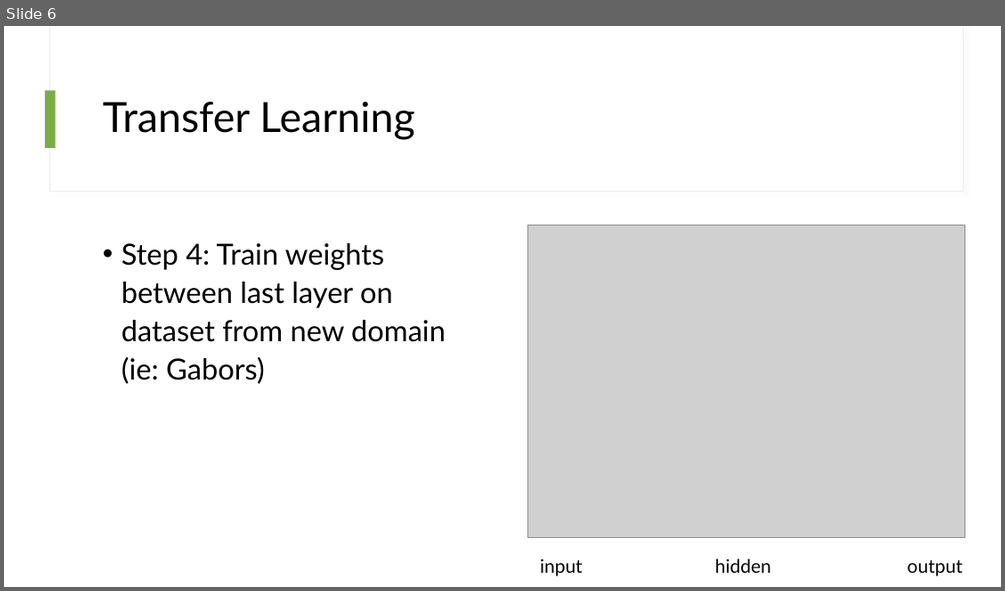
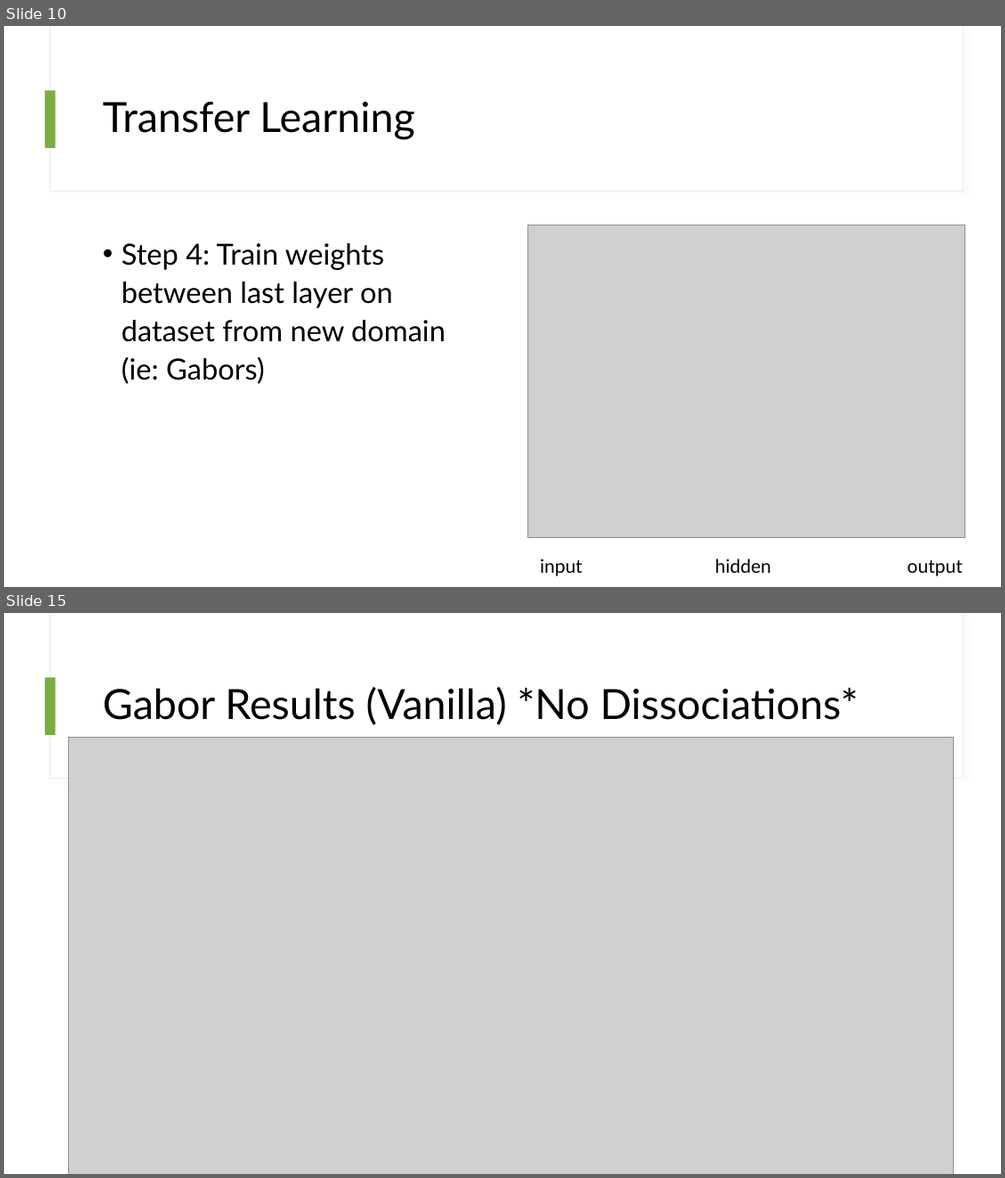
Before and after one commit to thor4/neuralnets, a slide deck: projects/1-CNN/presentations/Confidence Bias in Humans & Neural Networks.pptx. Shown one above the other, each under a label of ours: slide 6 before the commit, slides 10 and 15 after it; the slides between them are not shown. The pictures are 1005x591 and 1005x1178 pixels, drawn with LibreOffice and Linux fonts; fonts in the diff are those of the drawing; grey boxes stand for pictures. Boxes give left, top, right and bottom in pixels: in the first picture for what was removed or moved away, otherwise in the second. Text is boxed around its words. In the diff, an @@ line names an element or a change of style, - is before the commit and + after.

```diff
--- a/projects/1-CNN/presentations/Confidence Bias in Humans & Neural Networks.pptx
+++ b/projects/1-CNN/presentations/Confidence Bias in Humans & Neural Networks.pptx
@@ slide 15 added at box(4, 613, 1001, 1174), background #FFFFFF; not listed: 3 template elements that a slide beside it also shows @@
@@ title added at box(103, 687, 858, 725), 40 pt, text #000000 @@
+Gabor Results (Vanilla) *No Dissociations*
@@ picture added at box(69, 737, 954, 1174) @@
@@ what was slide 6 is now slide 10 @@
```
Also in this commit, not shown: 3 slides changed, 10 other slides added.
